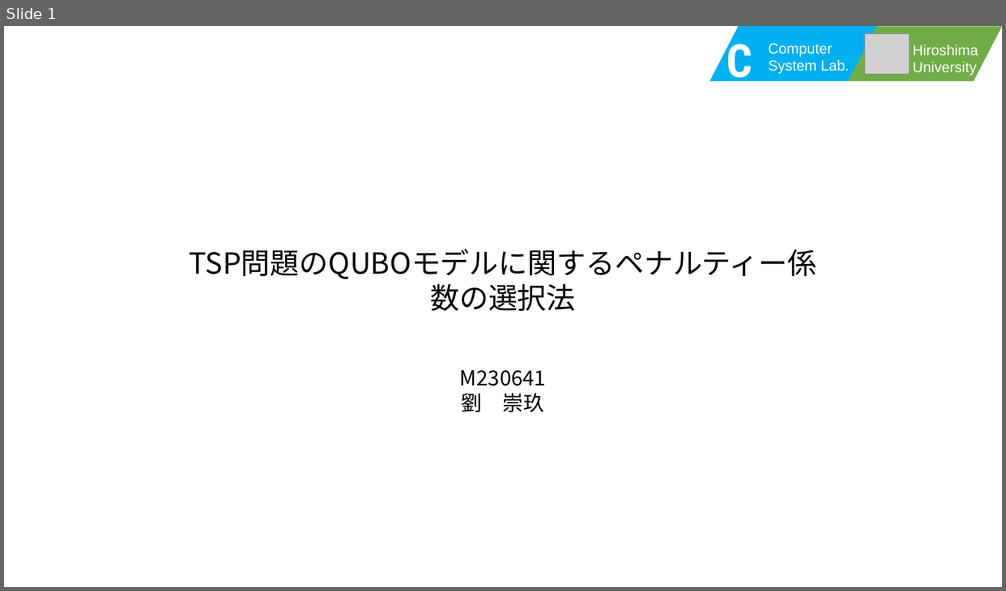
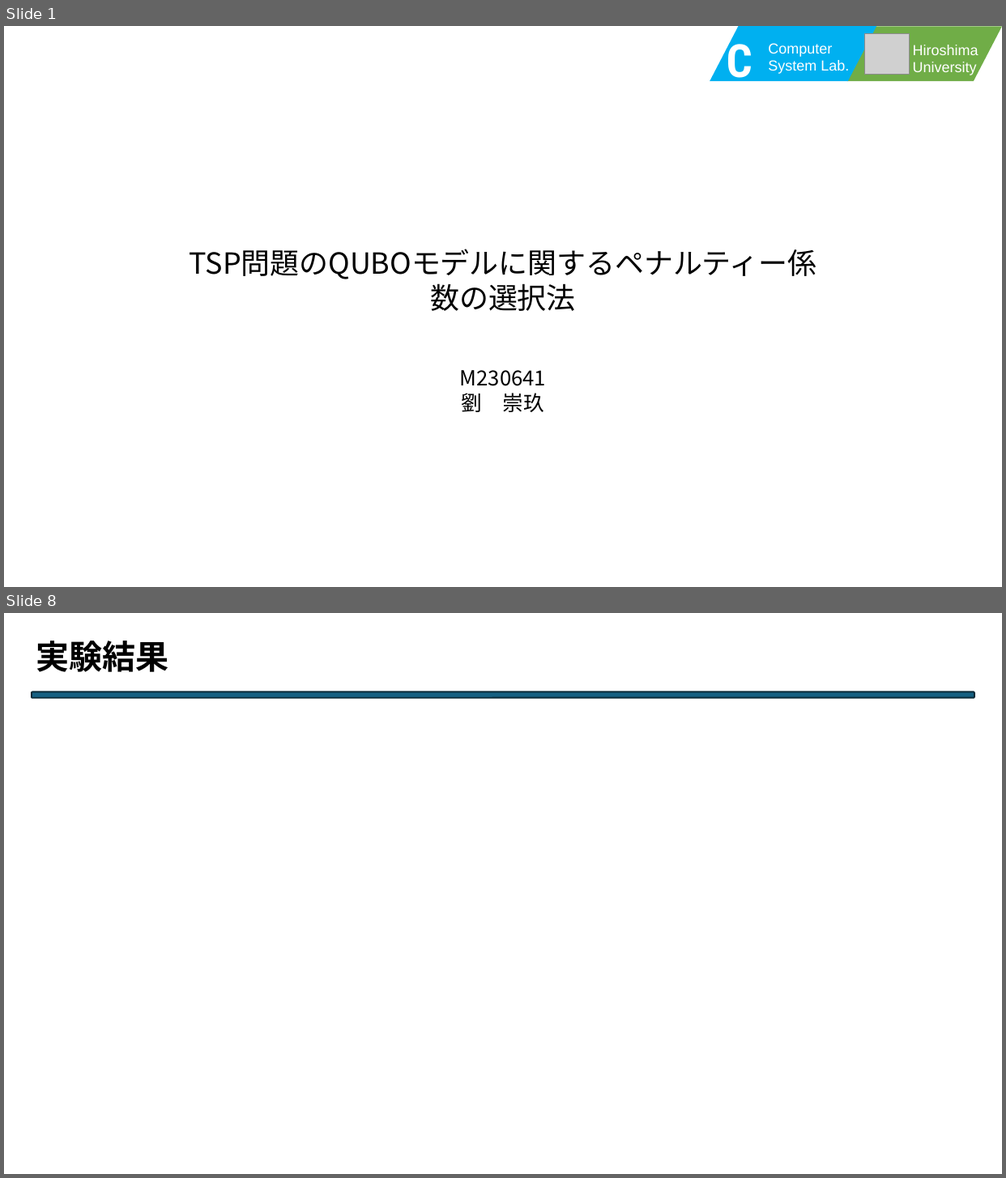
Before and after one commit to Legolas9999/chuukann, a slide deck: 中期.pptx. Shown one above the other, each under a label of ours: slide 1 before the commit, slides 1 and 8 after it; the slides between them are not shown. The pictures are 1006x591 and 1006x1178 pixels, drawn with LibreOffice and Linux fonts; fonts in the diff are those of the drawing; grey boxes stand for pictures. Boxes give left, top, right and bottom in pixels: in the first picture for what was removed or moved away, otherwise in the second. Text is boxed around its words. In the diff, an @@ line names an element or a change of style, - is before the commit and + after.

```diff
--- a/中期.pptx
+++ b/中期.pptx
@@ slide 8 added at box(4, 613, 1002, 1174), background #FFFFFF @@
@@ text added at box(36, 641, 169, 672), 32 pt, text #000000, bold @@
+実験結果
@@ rounded rectangle added at box(32, 692, 975, 698), fill #156082, outline #092A39 1.5 pt @@
```
Also in this commit, not shown: 8 other slides added, 1 slide removed, 2 other files.
